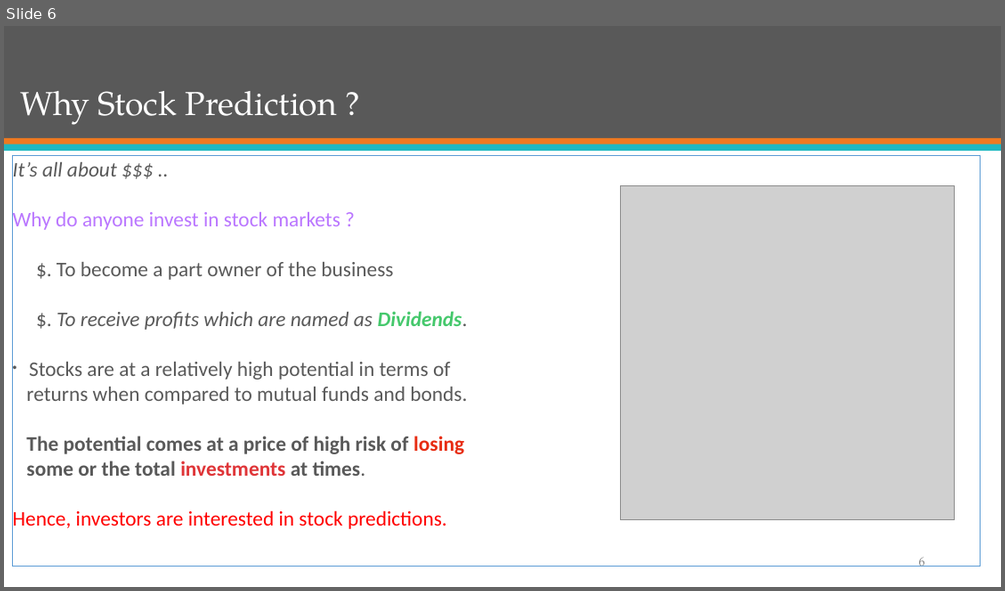
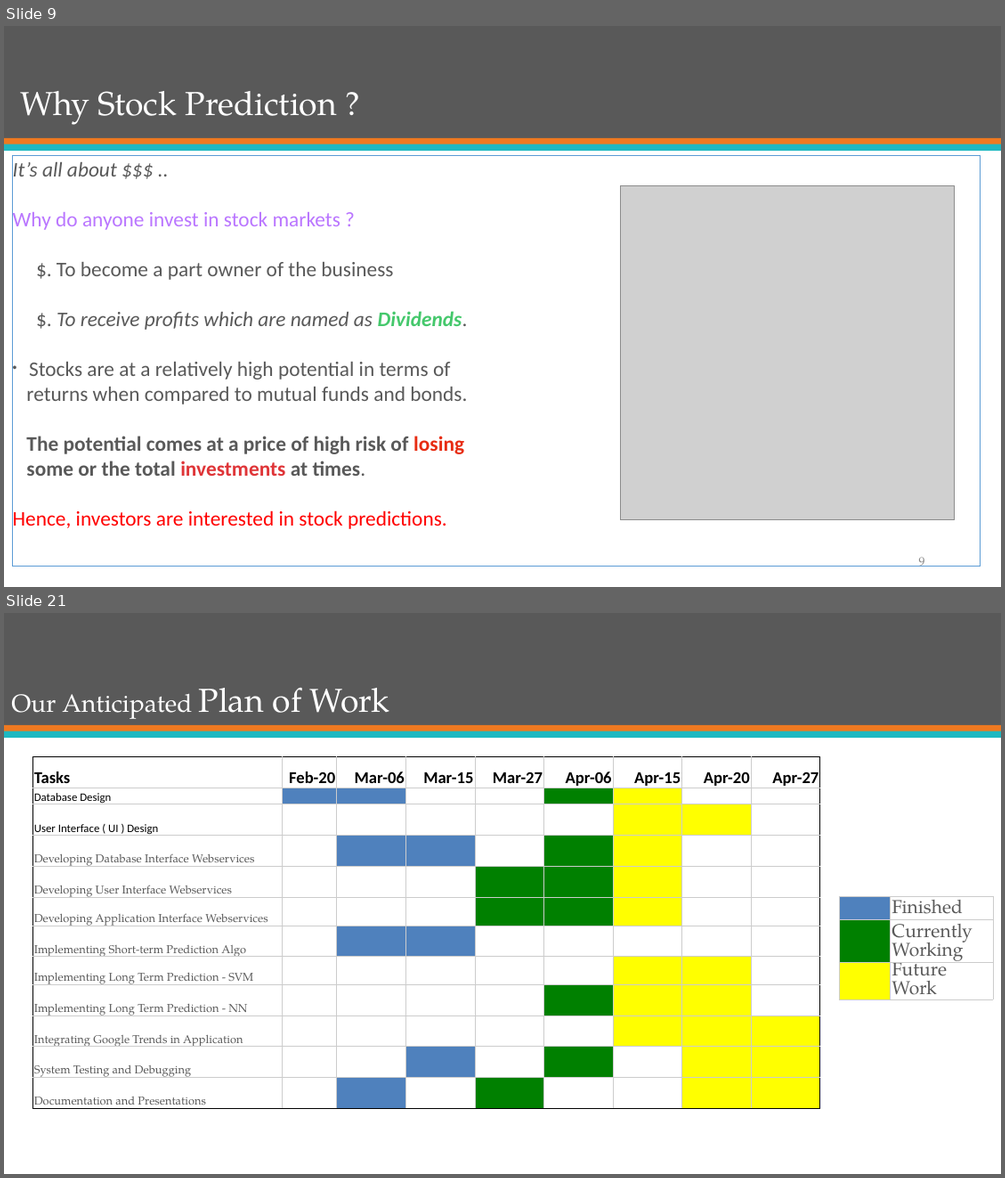
Before and after one commit to mJaiswal/Stock-Market-Prediction-Project, a slide deck: All Documentation/Presentations/Group 13 - ECE 568 - Final Project Preliminary Presentation.pptx. Shown one above the other, each under a label of ours: slide 6 before the commit, slides 9 and 21 after it; the slides between them are not shown. The pictures are 1005x591 and 1005x1178 pixels, drawn with LibreOffice and Linux fonts; fonts in the diff are those of the drawing; grey boxes stand for pictures. Boxes give left, top, right and bottom in pixels: in the first picture for what was removed or moved away, otherwise in the second. Text is boxed around its words. In the diff, an @@ line names an element or a change of style, - is before the commit and + after.

```diff
--- a/All Documentation/Presentations/Group 13 - ECE 568 - Final Project Preliminary Presentation.pptx
+++ b/All Documentation/Presentations/Group 13 - ECE 568 - Final Project Preliminary Presentation.pptx
@@ slide 21 added at box(4, 613, 1001, 1174), background #FFFFFF; not listed: 3 template elements that a slide beside it also shows @@
@@ title added at box(11, 688, 390, 719), 24 pt, text #FFFFFF @@
+Our Anticipated Plan of Work
@@ table added at box(33, 757, 818, 1112), 12 rows, 9 columns @@
+Tasks | Feb-20 | Mar-06 | Mar-15 | Mar-27 | Apr-06 | Apr-15 | Apr-20 | Apr-27
+Database Design |  |  |  |  |  |  |  | 
+User Interface ( UI ) Design |  |  |  |  |  |  |  | 
+Developing Database Interface Webservices |  |  |  |  |  |  |  | 
+Developing User Interface Webservices |  |  |  |  |  |  |  | 
+Developing Application Interface Webservices |  |  |  |  |  |  |  | 
+Implementing Short-term Prediction Algo |  |  |  |  |  |  |  | 
+Implementing Long Term Prediction - SVM |  |  |  |  |  |  |  | 
+Implementing Long Term Prediction - NN |  |  |  |  |  |  |  | 
+Integrating Google Trends in Application |  |  |  |  |  |  |  | 
+System Testing and Debugging |  |  |  |  |  |  |  | 
+Documentation and Presentations |  |  |  |  |  |  |  | 
@@ table added at box(839, 896, 993, 1008), 3 rows, 2 columns @@
+ | Finished
+ | Currently Working
+ | Future Work
@@ what was slide 6 is now slide 9 @@
@@ page number at box(919, 556, 925, 566): text changed @@
-6
+9
```
Also in this commit, not shown: 9 slides changed, 10 other slides added, 2 slides removed, 1 other file.
